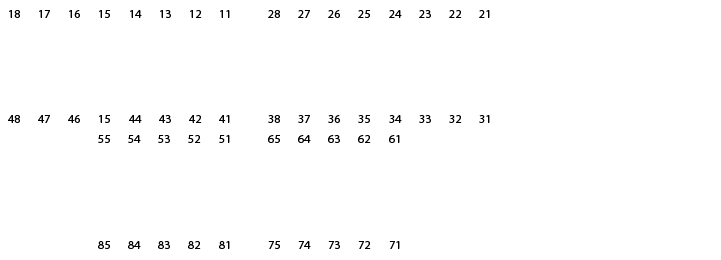
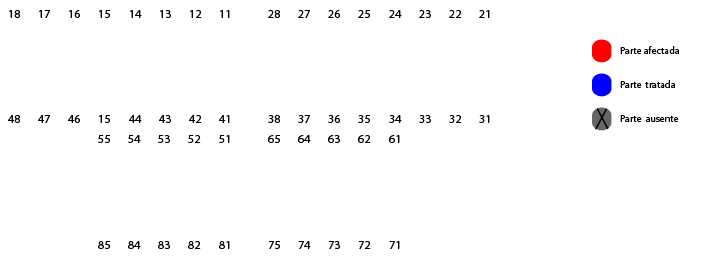
Revision of a layered w=721, h=260 image; what changed, layer by layer:
added layer "Parte ausente" above "Parte tratada" over [620, 115, 679, 122]
added layer "Parte tratada" above "Cruz" over [620, 80, 675, 88]
added layer "Cruz" above "Shape 2 copy 2" over [595, 108, 609, 130]
added layer "Shape 2 copy 2" above "Shape 2 copy" over [592, 107, 612, 131]
added layer "Shape 2 copy" above "Parte afectada" over [592, 73, 612, 97]
added layer "Parte afectada" above "Shape 2" over [620, 46, 679, 54]
added layer "Shape 2" above "Shape 1" over [592, 39, 612, 63]
added layer "Shape 1" above "84" over [592, 39, 679, 131]
